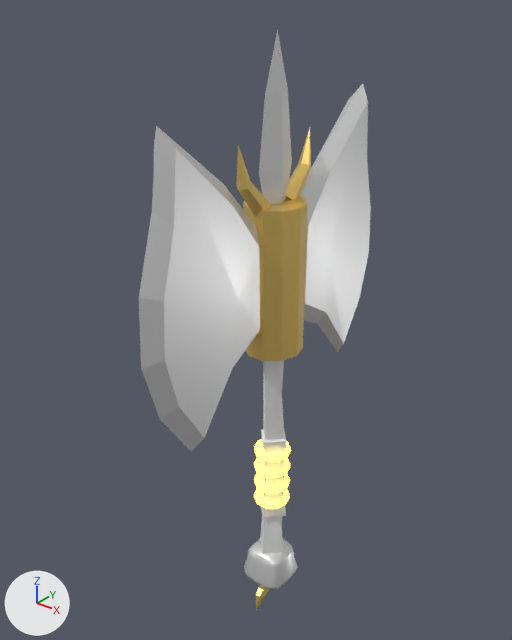
A saved change to the glTF model public/assets/models/axe_legendary.glb.
Camera for both pictures: a 50 mm camera at (138.0, -184.0, 180.0) aimed at (-10.0, 1.0, 65.0). The lights are fixed; the arrows at lower left show +X, +Y and +Z. The picture after the commit comes second. Vertices at exactly the same position are counted once.

Names of what the first picture shows: 'axe_legendary_export'.
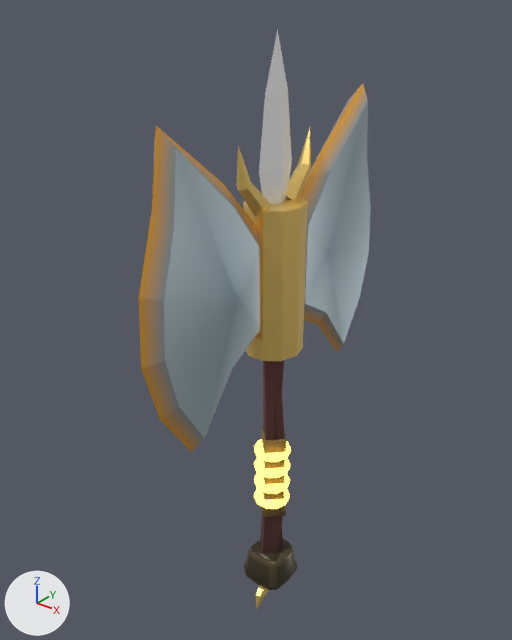
Where the change shows, as pixel boxes (x1, y1, x2, y2) in the pictures (512 x 640 px; the box of a moved part takes in the faces that stretch with it):
part 1 of me_axe_legendary_001, moved or reshaped
    both: (260, 361, 287, 554)
part 2 of me_axe_legendary_001, recoloured (darker)
    both: (139, 84, 371, 590)

The change, as a list of edits to the scene's bpy script:
```text
Change me_axe_legendary_001:
    where me_axe_legendary_001.from_pydata(...)  # 526 vertices, 962 faces; spans x -10.0..10.0, y -65.0..63.0, z -67.0..165.0
    used by ob_axe_legendary_export; location = (0.0, 0.0, 0.0)
    me_axe_legendary_001 part 1
    102 faces are deleted
    50 new faces join them, mat_axe_legendary_shaft
    52 new faces join them, mat_axe_legendary_wrap
    me_axe_legendary_001 part 2: 546 kept faces spanning x -10.0..10.0, y -65.0..63.0, z -58.0..145.0 get new vertex colours
```
